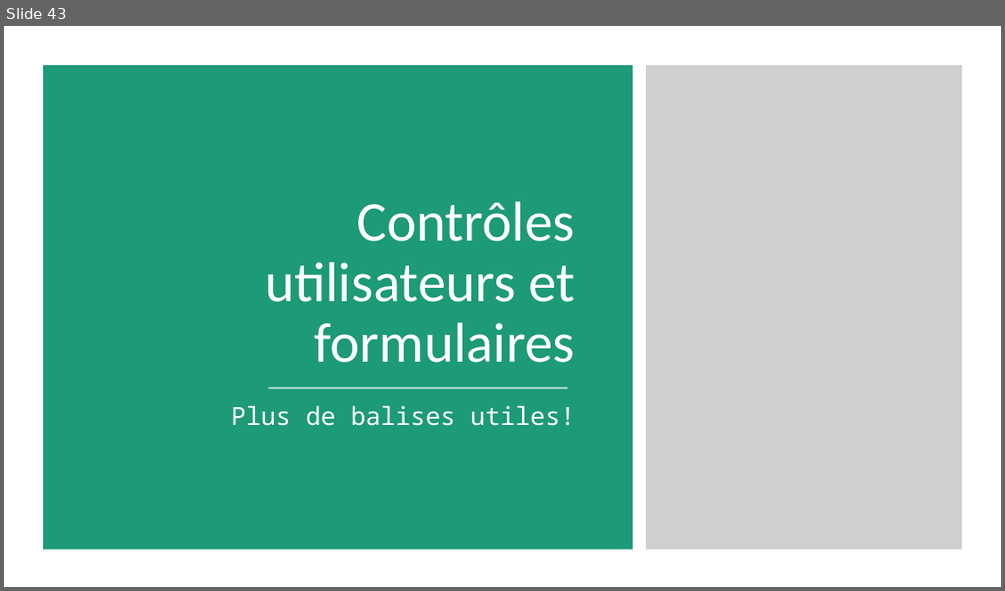
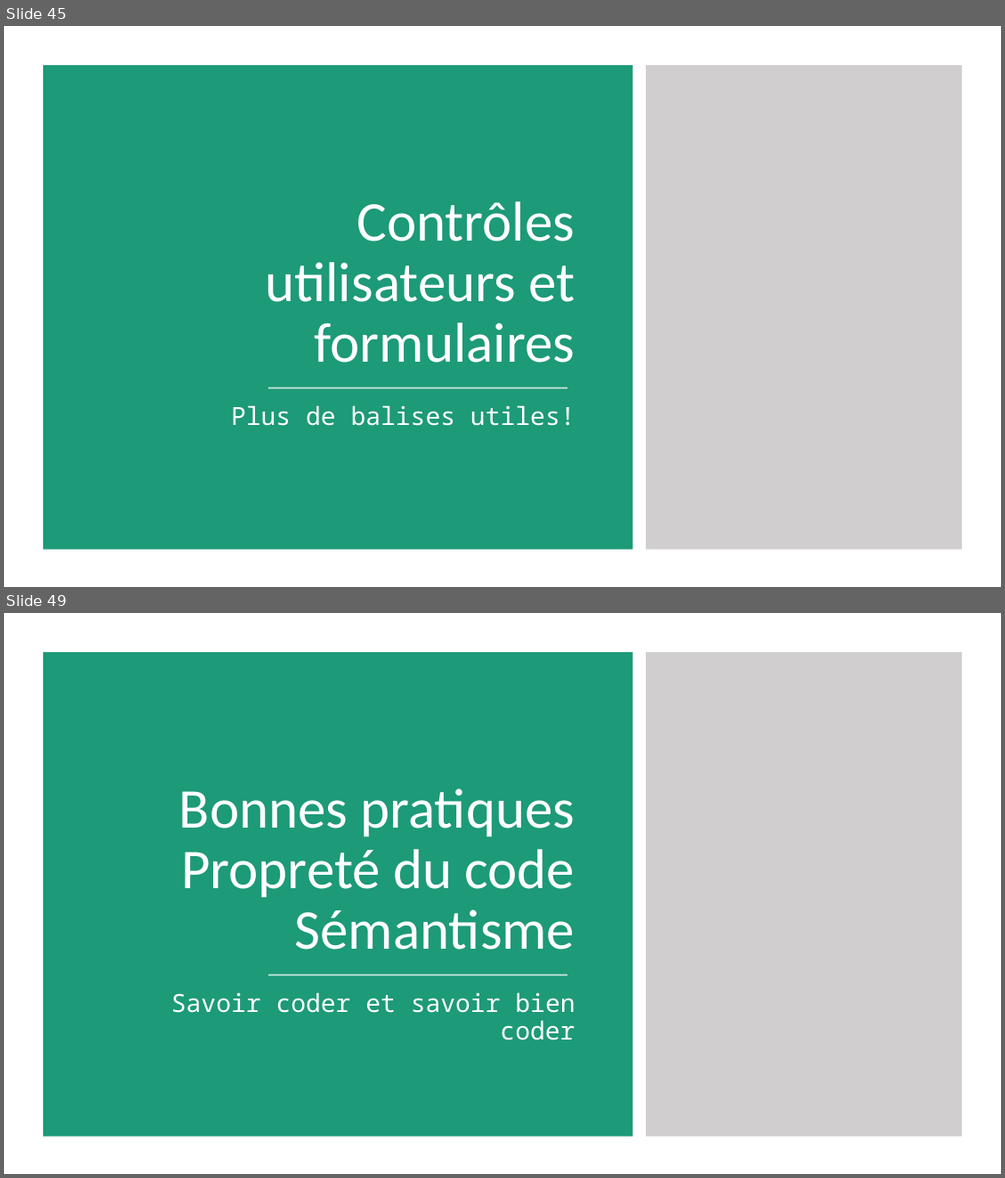
Before and after one commit to fragmatyc/SAAQ, a slide deck: HTML/1. Présentation/Cours HTML - v1.0.pptx. Shown one above the other, each under a label of ours: slide 43 before the commit, slides 45 and 49 after it; the slides between them are not shown. The pictures are 1005x591 and 1005x1178 pixels, drawn with LibreOffice and Linux fonts; fonts in the diff are those of the drawing. Boxes give left, top, right and bottom in pixels: in the first picture for what was removed or moved away, otherwise in the second. Text is boxed around its words. In the diff, an @@ line names an element or a change of style, - is before the commit and + after.

```diff
--- a/HTML/1. Présentation/Cours HTML - v1.0.pptx
+++ b/HTML/1. Présentation/Cours HTML - v1.0.pptx
@@ slide 49 added at [4, 613, 1001, 1174], background #FFFFFF @@
@@ rectangle added at [43, 652, 633, 1135], fill #1D9A78 @@
@@ rectangle added at [647, 652, 963, 1135], fill #D0CECE @@
@@ title added at [179, 788, 574, 949], 54 pt, text #FFFFFF @@
+Bonnes pratiques
+Propreté du code
+Sémantisme
@@ line added from (268, 975) to (567, 975), #FFFFFF 1.5 pt @@
@@ subtitle added at [171, 992, 574, 1040], 24 pt, text #FFFFFF @@
+Savoir coder et savoir bien coder
@@ what was slide 43 is now slide 45 @@
```
Also in this commit, not shown: 6 other slides added.
